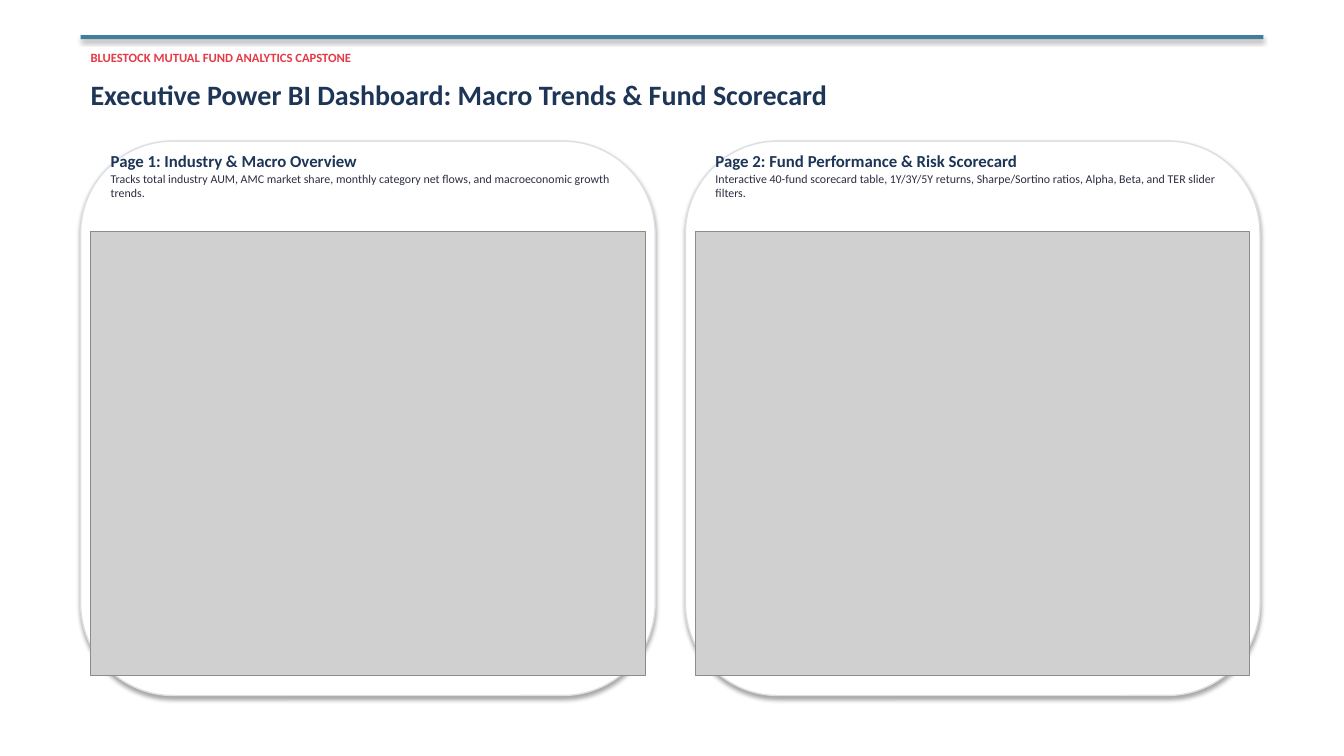
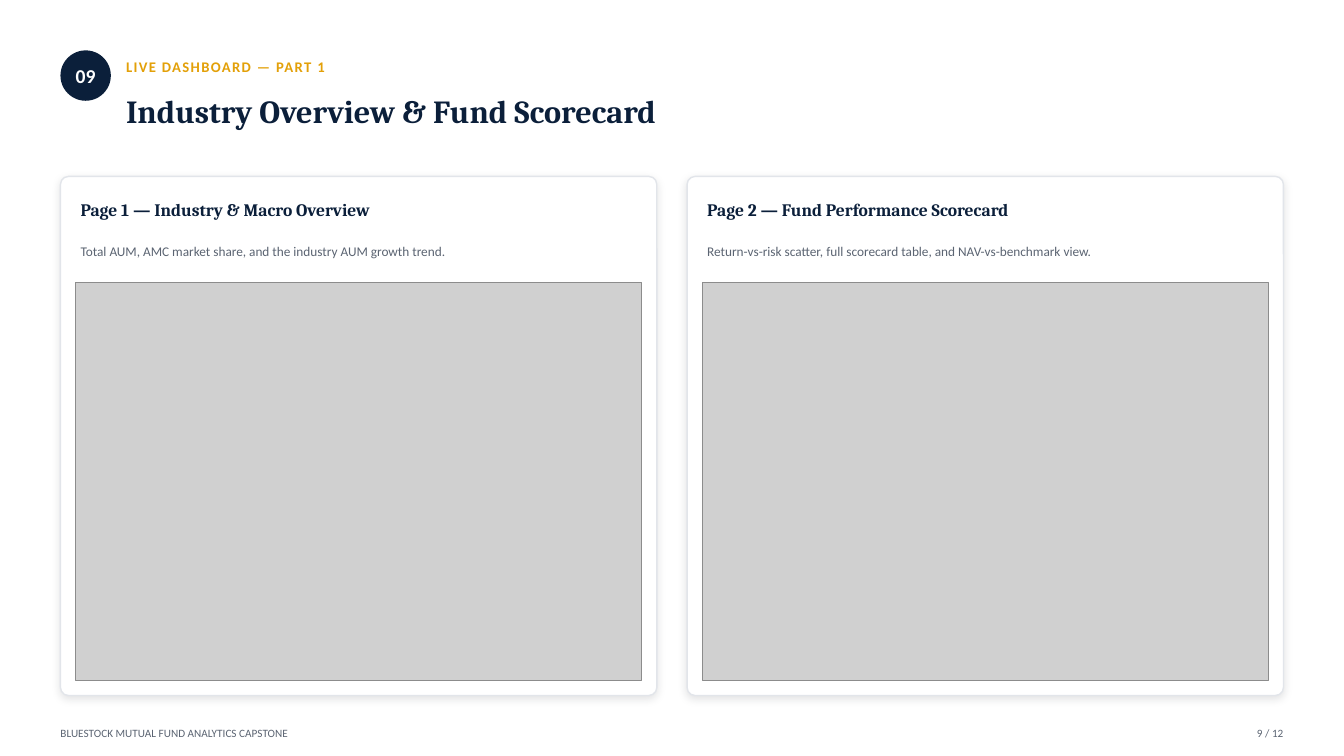
Before and after one commit to Varundeep09/bluestock-mf-capstone, a slide deck: slide 9 of reports/Bluestock_MF_Presentation.pptx. Drawn at 1344x756 pixels with LibreOffice and Linux fonts; fonts in the diff are those of the drawing; grey boxes stand for pictures. Boxes give left, top, right and bottom in pixels: in the first picture for what was removed or moved away, otherwise in the second. Text is boxed around its words. In the diff, an @@ line names an element or a change of style, - is before the commit and + after.

Commit message:
Day 7: Final presentation integrated and documentation aligned

```diff
--- a/reports/Bluestock_MF_Presentation.pptx
+++ b/reports/Bluestock_MF_Presentation.pptx
@@ rectangle removed at [0,0,1344,756] @@
@@ ellipse added at [60,50,111,101], fill #0B1F3A @@
@@ rectangle removed at [81,35,1263,39] @@
@@ text added at [76,70,96,83], 14 pt, text #FFFFFF, bold @@
+09
@@ text added at [126,62,324,72], 10.5 pt, text #E3A008, bold @@
+LIVE DASHBOARD — PART 1
@@ text at [126,100,655,130]: text changed; size 20 to 23 pt; font Calibri to Cambria; text colour #1D3557 to #0B1F3A @@
-Executive Power BI Dashboard: Macro Trends & Fund Scorecard
+Industry Overview & Fund Scorecard
@@ rounded rectangle: place and size @@
-rounded rectangle at [81,141,655,696]
+rounded rectangle at [60,176,657,696]
@@ rounded rectangle at [60,176,657,696]: outline #DCE0E6 1 pt to #E2E5EA 1 pt; shadow changed; proportions changed @@
@@ rounded rectangle at [688,176,1285,696]: outline #DCE0E6 1 pt to #E2E5EA 1 pt; shadow changed; proportions changed @@
@@ rounded rectangle: place and size @@
-rounded rectangle at [686,141,1260,696]
+rounded rectangle at [688,176,1285,696]
@@ text at [81,204,370,220]: text changed; size 8.5 to 12.5 pt; font Calibri to Cambria; text colour #2B2D42 to #0B1F3A; bold on @@
-Page 1: Industry & Macro Overview
-Tracks total industry AUM, AMC market share, monthly category net flows, and macroeconomic growth trends.
+Page 1 — Industry & Macro Overview
@@ vertical alignment top to middle in 3 elements at [126,100,655,130], [81,204,370,220], [707,203,1009,220] @@
@@ text at [707,203,1009,220]: text changed; size 8.5 to 12.5 pt; font Calibri to Cambria; text colour #2B2D42 to #0B1F3A; bold on @@
-Page 2: Fund Performance & Risk Scorecard
-Interactive 40-fund scorecard table, 1Y/3Y/5Y returns, Sharpe/Sortino ratios, Alpha, Beta, and TER slider filters.
+Page 2 — Fund Performance Scorecard
@@ text added at [81,247,445,258], 9.5 pt, text #5B6472 @@
+Total AUM, AMC market share, and the industry AUM growth trend.
@@ text added at [707,247,1092,258], 9.5 pt, text #5B6472 @@
+Return-vs-risk scatter, full scorecard table, and NAV-vs-benchmark view.
@@ picture: place and size @@
-picture at [91,232,645,676]
+picture at [76,282,642,681]
@@ picture: place and size @@
-picture at [696,232,1250,676]
+picture at [703,282,1269,681]
@@ text "BLUESTOCK MUTUAL FUND ANALYTICS CAPSTONE": place and size @@
-text "BLUESTOCK MUTUAL FUND ANALYTICS CAPSTONE" at [91,53,351,62]
+text "BLUESTOCK MUTUAL FUND ANALYTICS CAPSTONE" at [60,730,288,737]
@@ text "BLUESTOCK MUTUAL FUND ANALYTICS CAPSTONE" at [60,730,288,737]: size 9 to 8 pt, text colour #E63946 to #5B6472, bold off; vertical alignment top to middle @@
@@ text added at [1257,730,1283,737], 8 pt, text #5B6472 @@
+9 / 12
```
Also in this commit, not shown: 5 other slides changed, 6 slides added, 6 slides removed, 3 other files.
